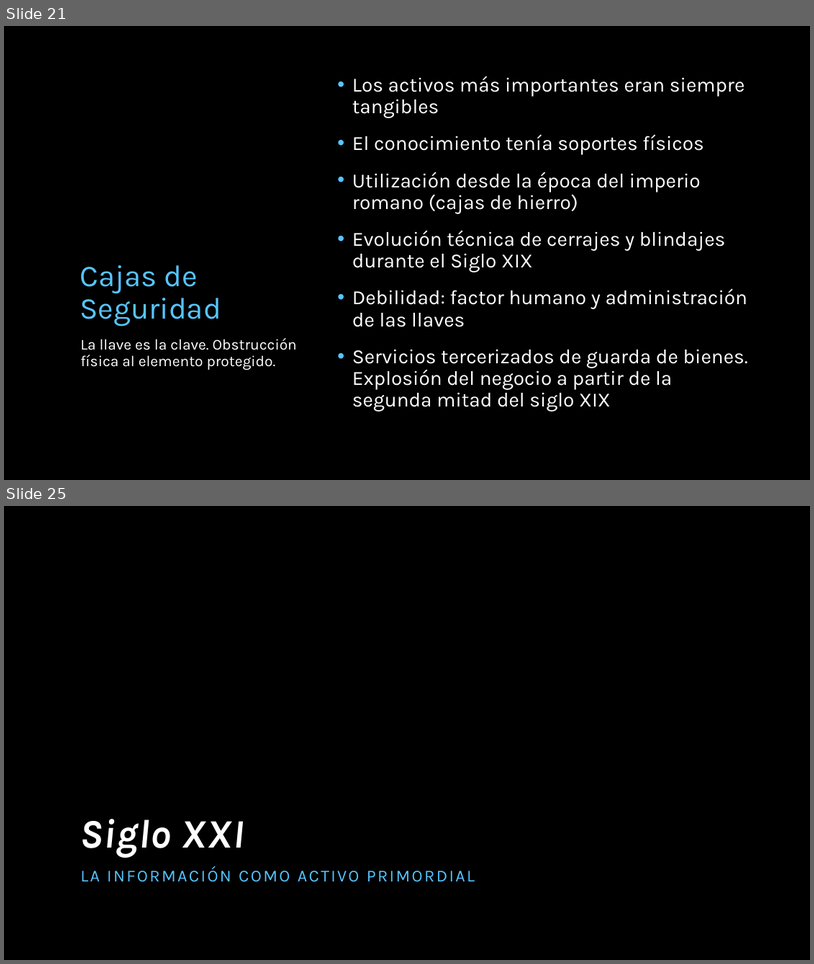
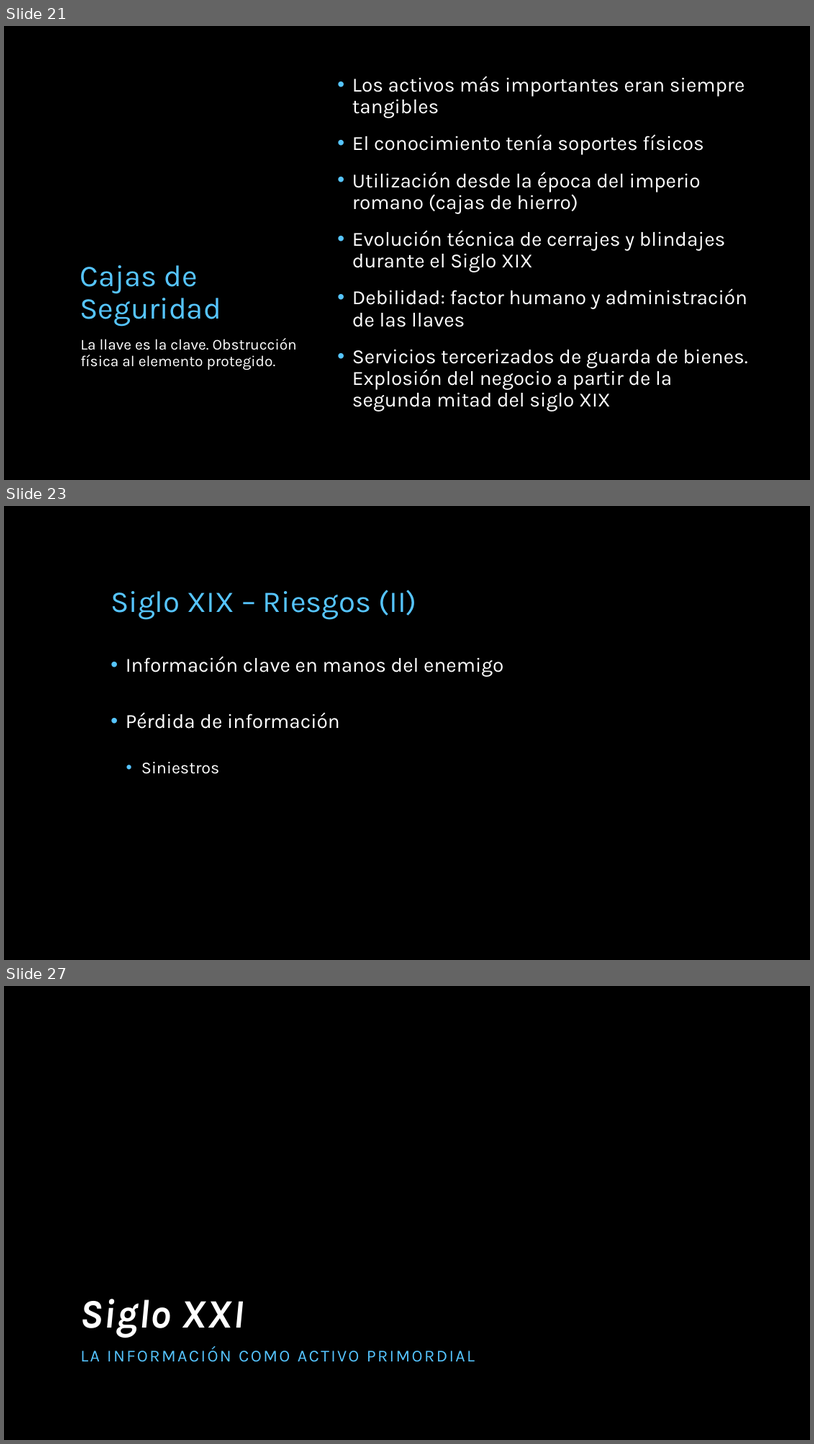
Before and after one commit to miparnisari/implantaciondesistemas, a slide deck: Presentacion/Fuga de Información.pptx. Shown one above the other, each under a label of ours: slides 21 and 25 before the commit, slides 21, 23 and 27 after it; the slides between them are not shown. The pictures are 814x964 and 814x1444 pixels, drawn with LibreOffice and Linux fonts; fonts in the diff are those of the drawing; background and template pictures are left out. Boxes give left, top, right and bottom in pixels: in the first picture for what was removed or moved away, otherwise in the second. Text is boxed around its words. In the diff, an @@ line names an element or a change of style, - is before the commit and + after.

Commit message:
ultima modificación a riesgos y casos del siglo xix

```diff
--- a/Presentacion/Fuga de Información.pptx
+++ b/Presentacion/Fuga de Información.pptx
@@ slide 23 added at [4, 506, 810, 960], background picture (left out) @@
@@ title added at [111, 590, 417, 620], 36 pt, text #56C5FF @@
+Siglo XIX – Riesgos (II)
@@ text added at [126, 656, 504, 774], 24 pt, text #FFFFFF @@
+• Información clave en manos del enemigo
+• Pérdida de información
+  • Siniestros
@@ what was slide 25 is now slide 27 @@
```
Also in this commit, not shown: 3 slides changed, 1 other slide added.
